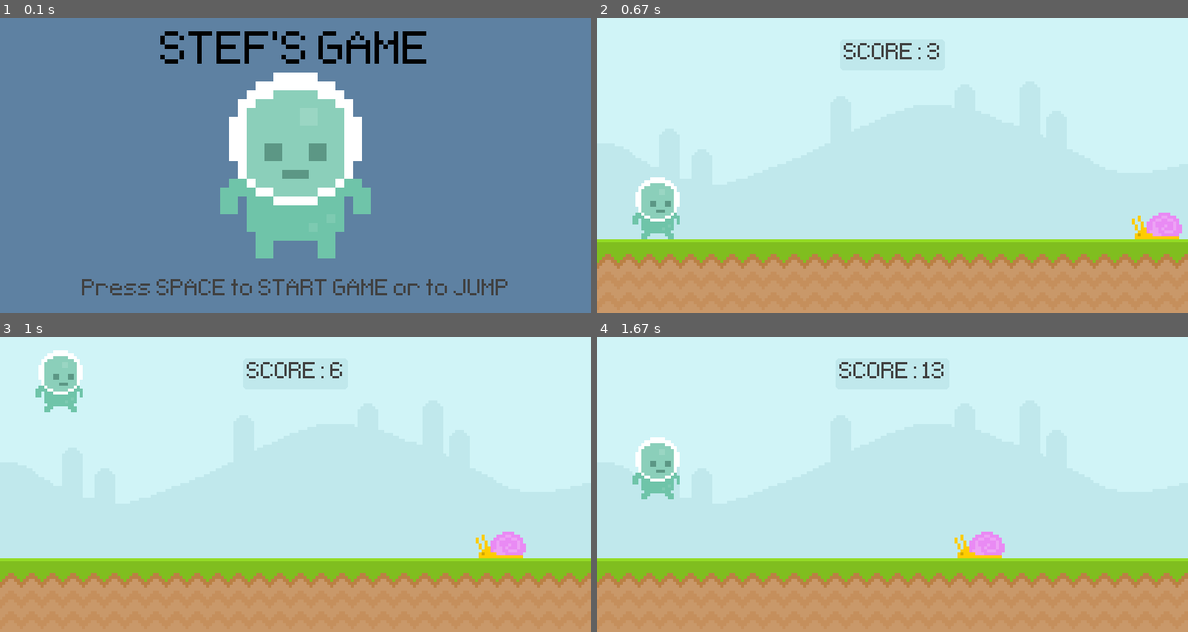
Above: before the commit, frames 1-4 (two rows, left to right).
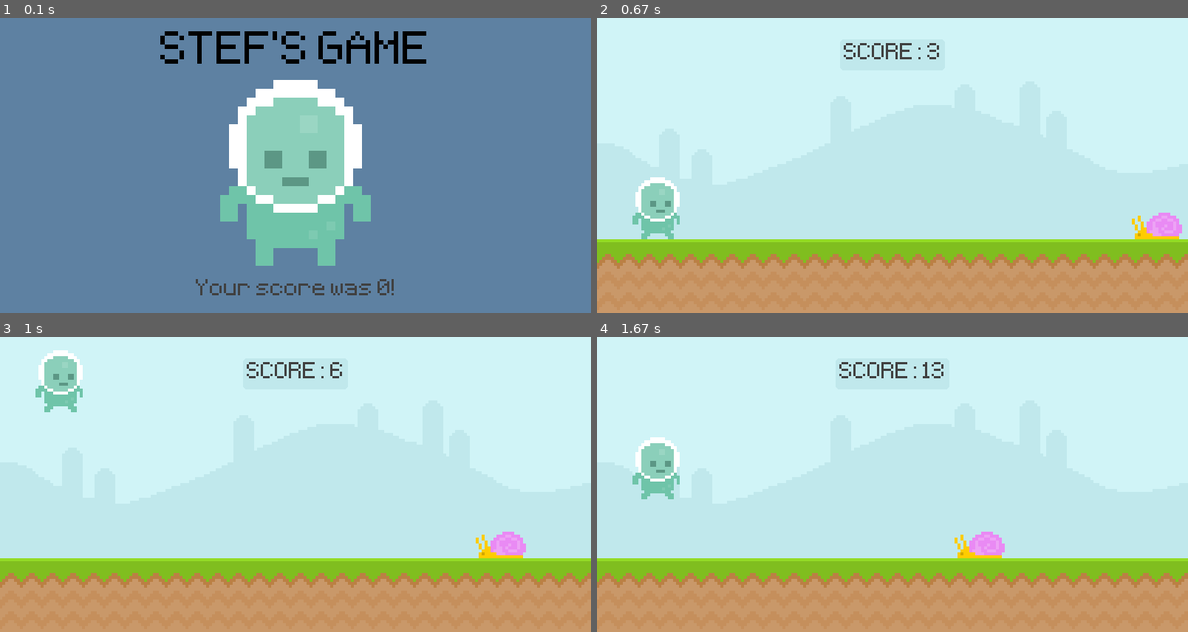
Above: after the commit, the same moments.

Repository: StefMcCuistion/PyGame-Practice-Exercises
Game: pygame game, started from src/runner.py
The game is run twice, just before and just after one commit, with the same random seed, the same clock (stepped at 60 frames per second) and the same inputs.
Inputs:
- Up to frame 1 (0.1 s): no input
- Up to frame 2 (0.67 s): tap Space at 0.33 s
- Up to frame 3 (1 s): tap Space at 0.67 s
- Up to frame 4 (1.67 s): tap Space at 1.57 s

The runs differ from the first frame. In frame 1, 4.7% of the frame differs, in the area x 13-86%, y 18-94%; in frame 2, nothing differs; in frame 3, nothing differs; in frame 4, nothing differs.

Commit message:
Score message replaced instructions

Diff:
--- a/src/runner.py
+++ b/src/runner.py
@@ -4,23 +4,19 @@
 def main():
 
     def display_score():
-        current_time = int((pg.time.get_ticks() - start_time)/100)
-        score_surf = font.render(f'SCORE: {current_time}', False, (64, 64, 64))
+        score = int((pg.time.get_ticks() - start_time)/100)
+        score_surf = font.render(f'SCORE: {score}', False, (64, 64, 64))
         score_rect = score_surf.get_rect(center = (400, 50))
         score_backdrop_rect = score_rect.inflate(10, 10)
         pg.draw.rect(screen, '#c0e8ec', score_backdrop_rect, False, 5)
         screen.blit(score_surf, score_rect)
+        return score
 
     def display_title():
         title_surf = font.render("STEF'S GAME", False, 'black')
         title_surf = pg.transform.scale_by(title_surf, 2)
         title_rect = title_surf.get_rect(center = (400, 50))
         screen.blit(title_surf, title_rect)
-
-    def display_instructions():
-        instructions_surf = font.render("Press SPACE to START GAME or to JUMP", False, (64, 64, 64))
-        instructions_rect = instructions_surf.get_rect(center = (400, 370))
-        screen.blit(instructions_surf, instructions_rect)
 
     pg.init()
     screen = pg.display.set_mode((800, 400))
@@ -42,7 +38,9 @@
     player_stand = pg.image.load('runner/graphics/player/player_stand.png').convert_alpha()
     player_stand = pg.transform.scale_by(player_stand, 3)
     player_stand_rect = player_stand.get_rect(center = (400, 200))
+    player_stand_rect.y += 10
 
+    score = 0
     gravity = 0
 
     while True:
@@ -61,7 +59,7 @@
         if game_active:
             screen.blit(bg_surf)
             screen.blit(ground_surf, (0, 300))
-            display_score()
+            score = display_score()
 
             screen.blit(snail_surf, snail_rect)
 
@@ -80,7 +78,9 @@
         else:
             screen.fill((94, 129, 162))
             screen.blit(player_stand, player_stand_rect)
-            display_instructions()
+            score_surf = font.render(f"Your score was {score}!", False, (64, 64, 64))
+            score_rect = score_surf.get_rect(center = (400, 370))
+            screen.blit(score_surf, score_rect)
             display_title()
 
 
